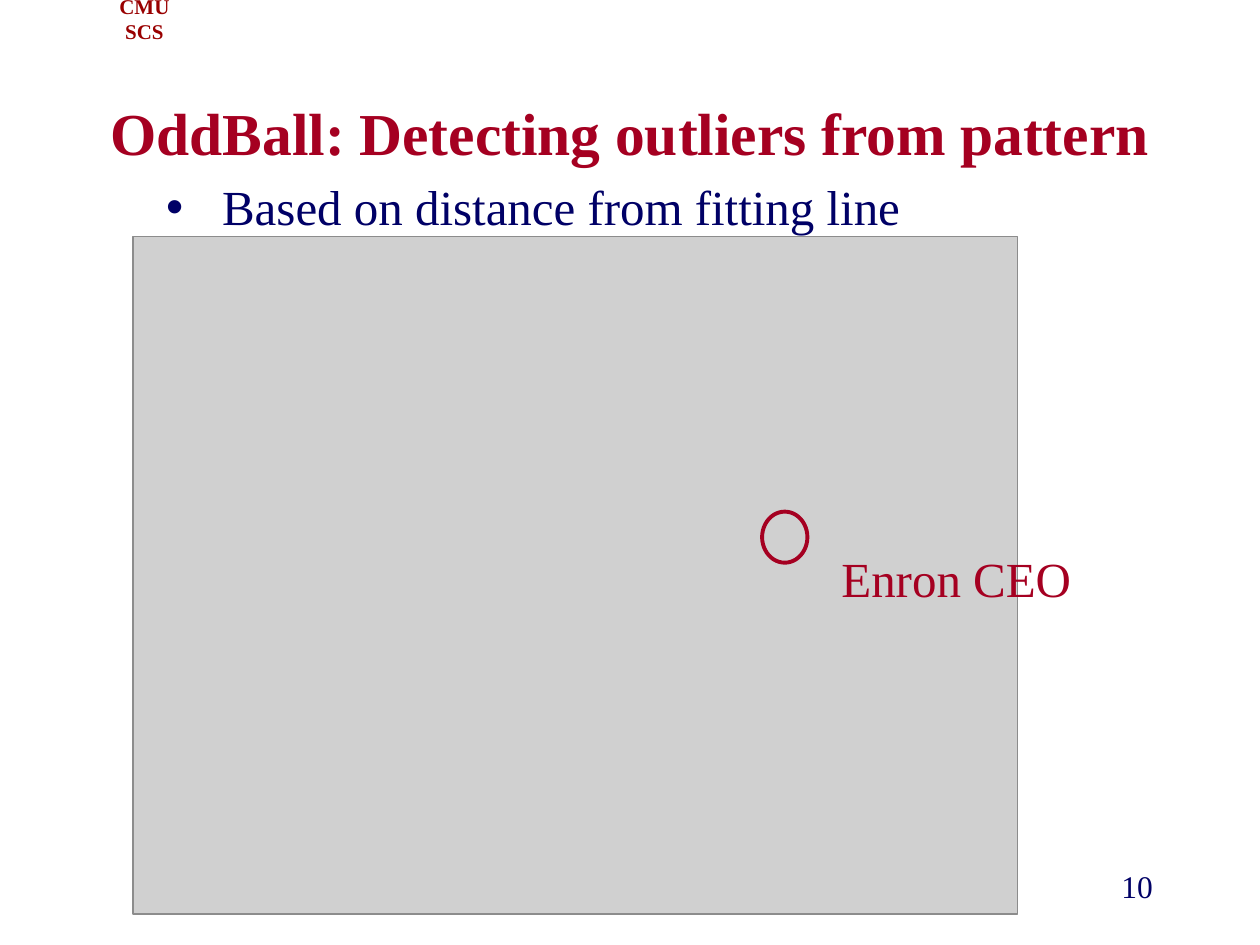
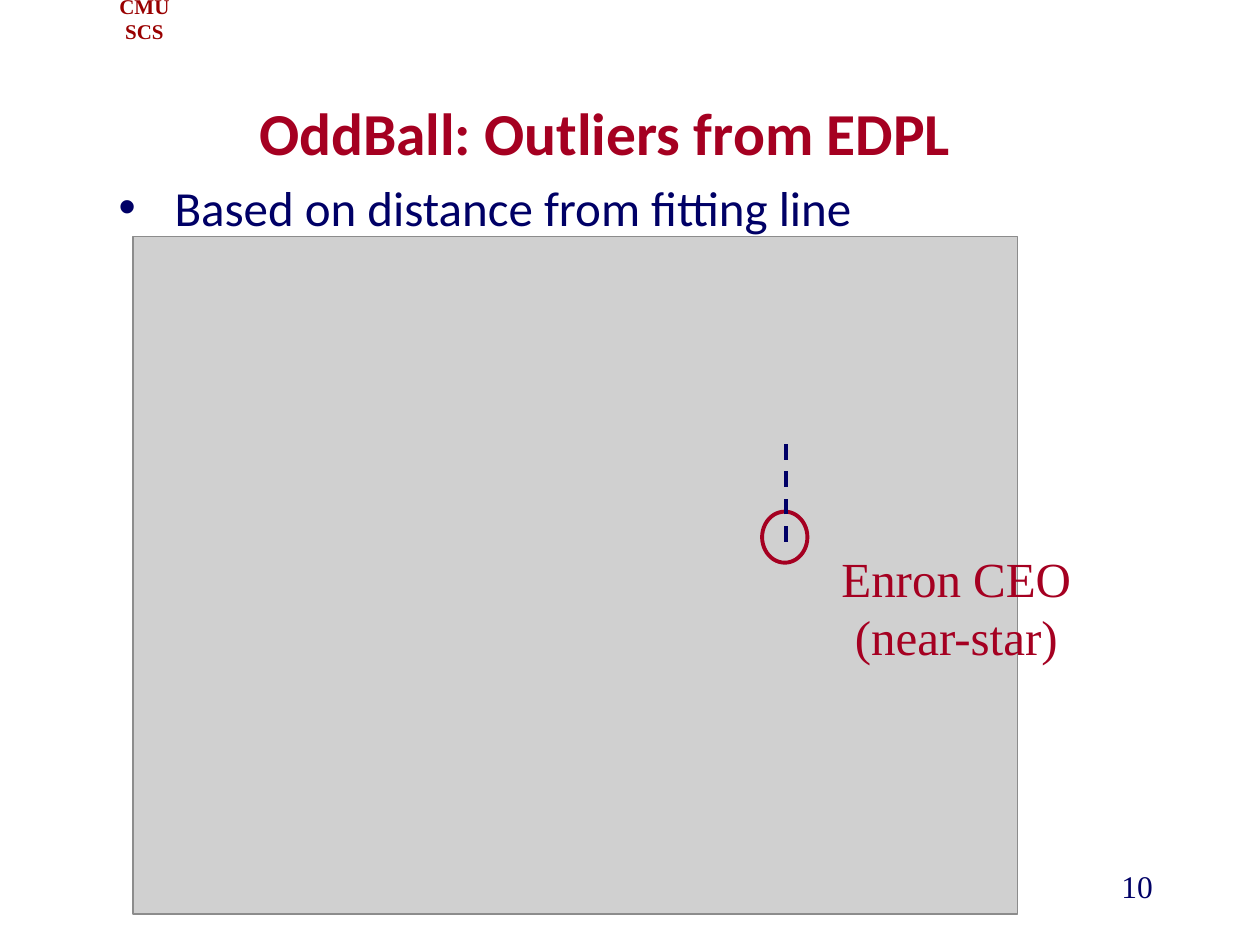
Before and after one commit to cfaloutsos/2021-pakdd-ToT, a slide deck: slide 10 of P1_past_OddBall_ToT.pptx. Drawn at 1260x945 pixels with LibreOffice and Linux fonts; fonts in the diff are those of the drawing; grey boxes stand for pictures; background and template pictures are left out. Boxes give left, top, right and bottom in pixels: in the first picture for what was removed or moved away, otherwise in the second. Text is boxed around its words. In the diff, an @@ line names an element or a change of style, - is before the commit and + after.

```diff
--- a/P1_past_OddBall_ToT.pptx
+++ b/P1_past_OddBall_ToT.pptx
@@ title at bbox=[259, 113, 950, 156]: text changed; font Times New Roman to Calibri @@
-OddBall: Detecting outliers from pattern
+OddBall: Outliers from EDPL
@@ text "Based on distance from fitting ...": place and size @@
-text "Based on distance from fitting ..." at bbox=[222, 190, 900, 235]
+text "Based on distance from fitting ..." at bbox=[175, 192, 851, 238]
@@ text "Based on distance from fitting ..." at bbox=[175, 192, 851, 238]: font Times New Roman to Calibri @@
@@ line added from (786, 542) to (786, 438), #000066 2.25 pt dashed @@
@@ text at bbox=[855, 617, 1058, 665]: paragraph added @@
+(near-star)
```
Also in this commit, not shown: 11 other slides changed, 1 slide removed.
